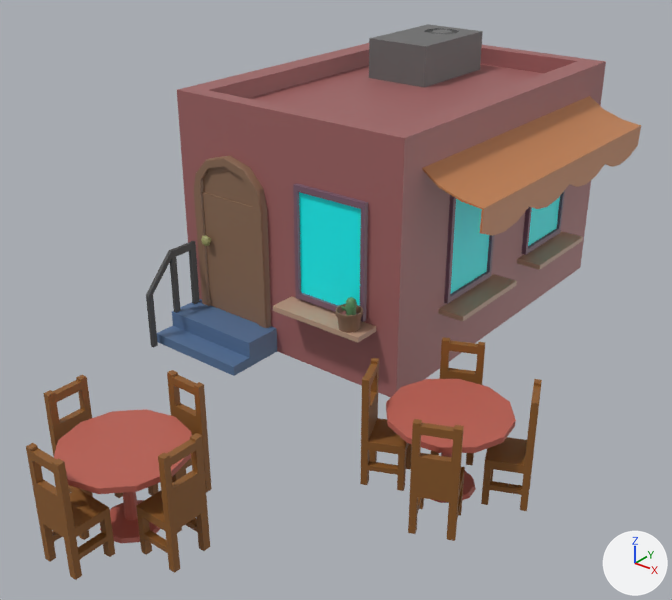
What one commit did to the FBX model LD46/Assets/Graphics/Environment/Meshes/Taberna.fbx.
Before and after are seen from a 50 mm lens placed at (10.4, -15.2, 11.4), pointed at (-1.5, -0.3, 2.2). The lights are fixed; the arrows at lower right show +X, +Y and +Z. Where no turn or scale is listed for an object, it has been applied to the vertices.

The older version as bpy lines, for what is in view:
```python
ob_polysurface1 = bpy.data.objects.new('polySurface1', me_mesh)
ob_polysurface1.location = (0.0, 0.0, 0.0)
```
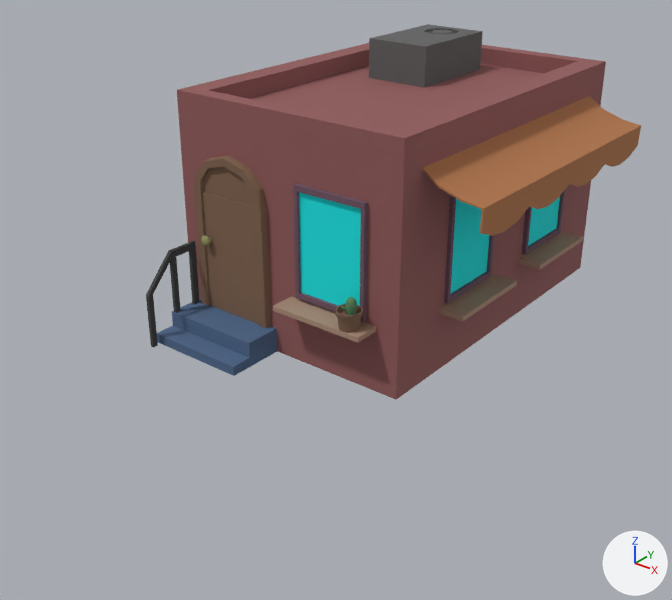
The edits, one by one:
In material 'lambert10' (mat_lambert10), roughness goes from 0.5 to 0.896.
Material 'lambert1' (mat_lambert1) changes colour from brown #a16464 to brown #915a5a; in linear values from (0.354, 0.127, 0.127) to (0.283, 0.102, 0.102).
In material 'lambert1' (mat_lambert1), roughness goes from 0.5 to 0.896.
Material 'lambert11' (mat_lambert11) changes colour from orange #c28152 to brown #b0744a; in linear values from (0.54, 0.219, 0.0847) to (0.432, 0.175, 0.0678).
In material 'lambert11' (mat_lambert11), roughness goes from 0.5 to 0.896.
Material 'lambert4' (mat_lambert4) changes colour from beige #bc9a83 to beige #aa8b76; in linear values from (0.5, 0.321, 0.228) to (0.4, 0.257, 0.182).
Material 'lambert2' (mat_lambert2) changes colour from cyan #00ffff to cyan #00e7e7; in linear values from (0.0, 1.0, 1.0) to (0.0, 0.8, 0.8).
In material 'lambert2' (mat_lambert2), roughness goes from 0.5 to 0.896.
Material 'lambert5' (mat_lambert5) changes colour from dark purple #795b6d to dark purple #6d5262; in linear values from (0.191, 0.105, 0.154) to (0.153, 0.0842, 0.123).
In material 'lambert5' (mat_lambert5), roughness goes from 0.5 to 0.896.
Material 'lambert7' (mat_lambert7) changes colour from blue #557298 to blue #4d6689; in linear values from (0.0918, 0.167, 0.312) to (0.0734, 0.134, 0.25).
In material 'lambert7' (mat_lambert7), roughness goes from 0.5 to 0.896.
Material 'lambert6' (mat_lambert6) changes colour from green #5f9363 to green #558559; in linear values from (0.114, 0.292, 0.126) to (0.0914, 0.233, 0.101).
In material 'lambert6' (mat_lambert6), roughness goes from 0.5 to 0.896.
me_mesh is used by ob_polysurface1; location (0.0, 0.0, 0.0).
me_mesh had 1805 vertices, 1734 faces and spanned x -6.7..4.3, y -8.3..9.6, z 0.0..6.8.
me_mesh now has 691 vertices, 634 faces and spans x -6.7..1.5, y -1.8..9.6, z 0.0..6.8.
me_mesh part 1: 10 loose pieces with 1114 vertices, spanning x -3.0..4.3, y -8.3..-0.3, z 0.0..2.4, are deleted.
me_mesh no longer uses material mat_lambert12 (brown #8d5b29).
me_mesh no longer uses material mat_lambert13 (red #bc6153).

Changed parts and their boxes (x1, y1, x2, y2) in the pictures (672 x 600 px):
'polySurface1', surface changed, recoloured, reshaped (19% narrower, 32% shorter)
    before: (26, 24, 641, 580)
    after: (146, 24, 641, 399)
part 1 of me_mesh, deleted (brown)
    before: (26, 337, 542, 580)
